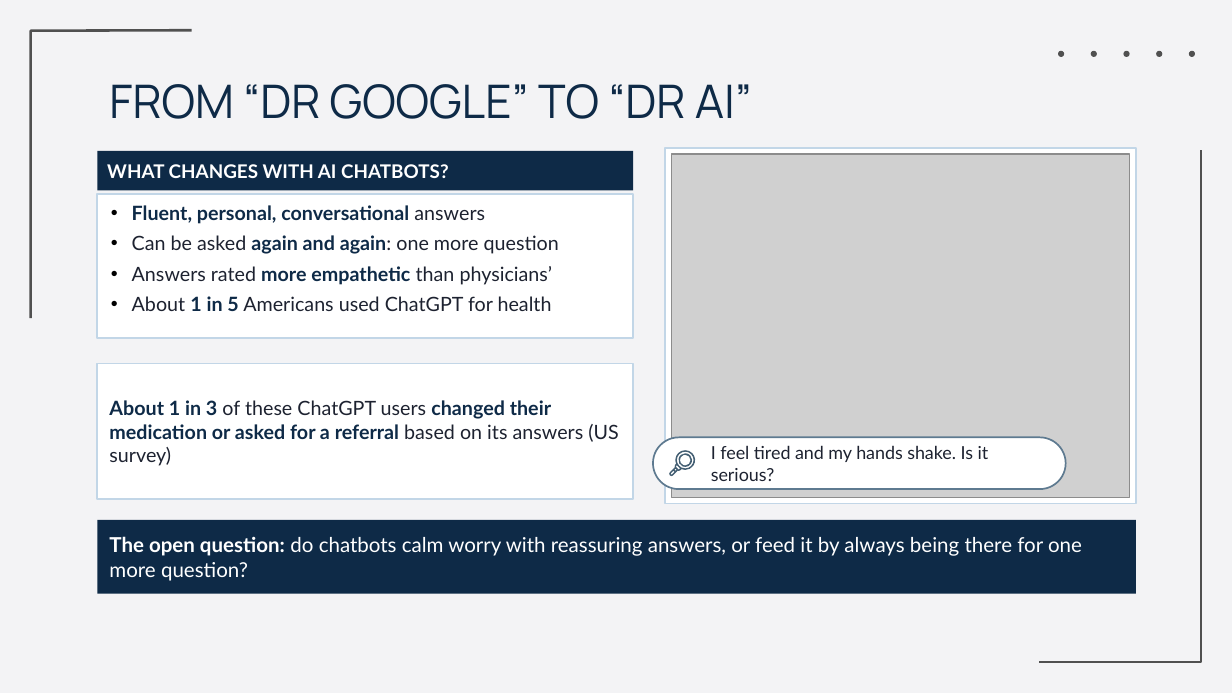
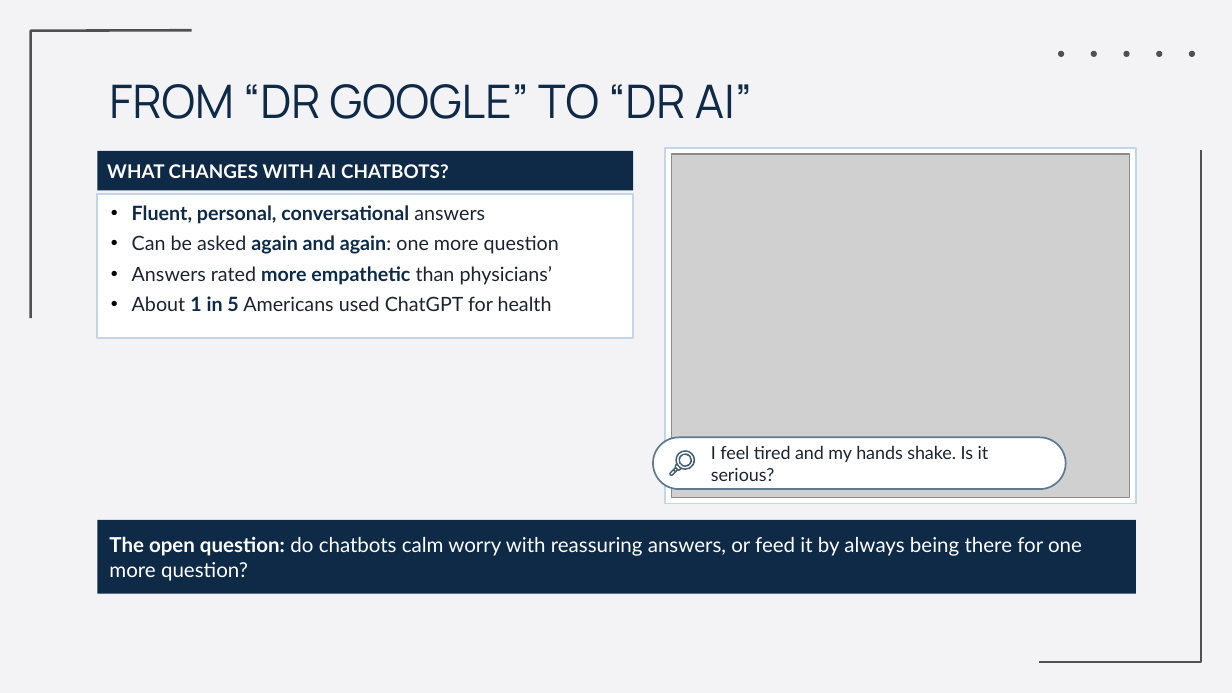
Before and after one commit to Yaseen279/History-Exam, a slide deck: slide 6 of research/output/study/slides/SEARCH-AI-Presentation_updated.pptx. Drawn at 1232x693 pixels with LibreOffice and Linux fonts; fonts in the diff are those of the drawing; grey boxes stand for pictures; background and template pictures are left out. Boxes give left, top, right and bottom in pixels: in the first picture for what was removed or moved away, otherwise in the second. Text is boxed around its words. In the diff, an @@ line names an element or a change of style, - is before the commit and + after.

```diff
--- a/research/output/study/slides/SEARCH-AI-Presentation_updated.pptx
+++ b/research/output/study/slides/SEARCH-AI-Presentation_updated.pptx
@@ rectangle removed at bbox=[97, 363, 633, 499] @@
-About 1 in 3 of these ChatGPT users changed their medication or asked for a referral based on its answers (US survey)
```
Also in this commit, not shown: 2 other files.
